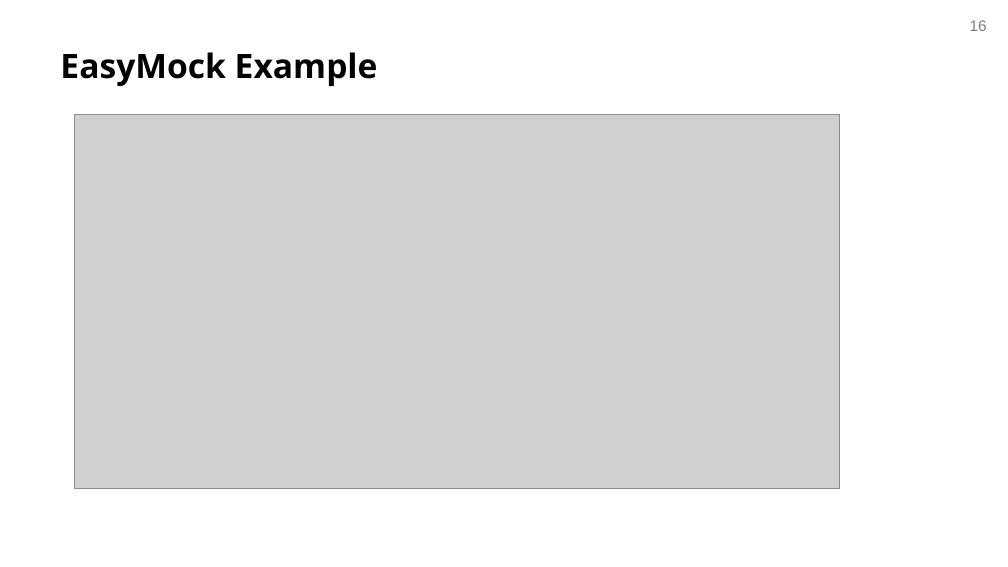
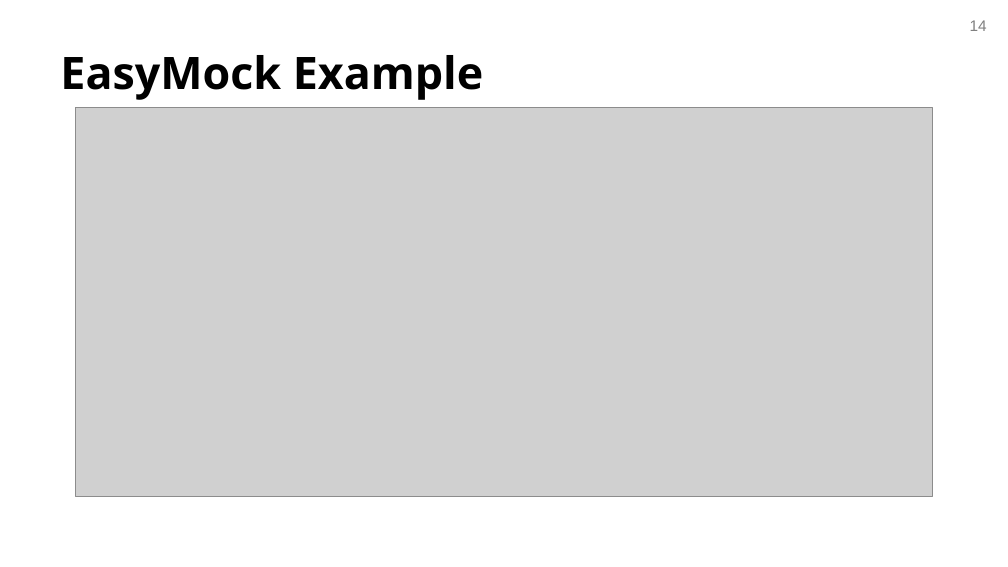
Before and after one commit to avishj/recitation-2-f24, a slide deck: slide 14 of resources/17623-recitation2.pptx (slide 16 before the commit). Drawn at 1008x567 pixels with LibreOffice and Linux fonts; fonts in the diff are those of the drawing; grey boxes stand for pictures; background and template pictures are left out. Boxes give left, top, right and bottom in pixels: in the first picture for what was removed or moved away, otherwise in the second. Text is boxed around its words. In the diff, an @@ line names an element or a change of style, - is before the commit and + after.

```diff
--- a/resources/17623-recitation2.pptx
+++ b/resources/17623-recitation2.pptx
@@ page number at [970,20,987,31]: text changed @@
-16
+14
@@ title "EasyMock Example" at [60,55,484,100]: size 24 to 32 pt @@
@@ picture: place and size @@
-picture at [75,114,841,488]
+picture at [76,107,932,496]
```
Also in this commit, not shown: 14 other slides changed, 2 slides removed.
